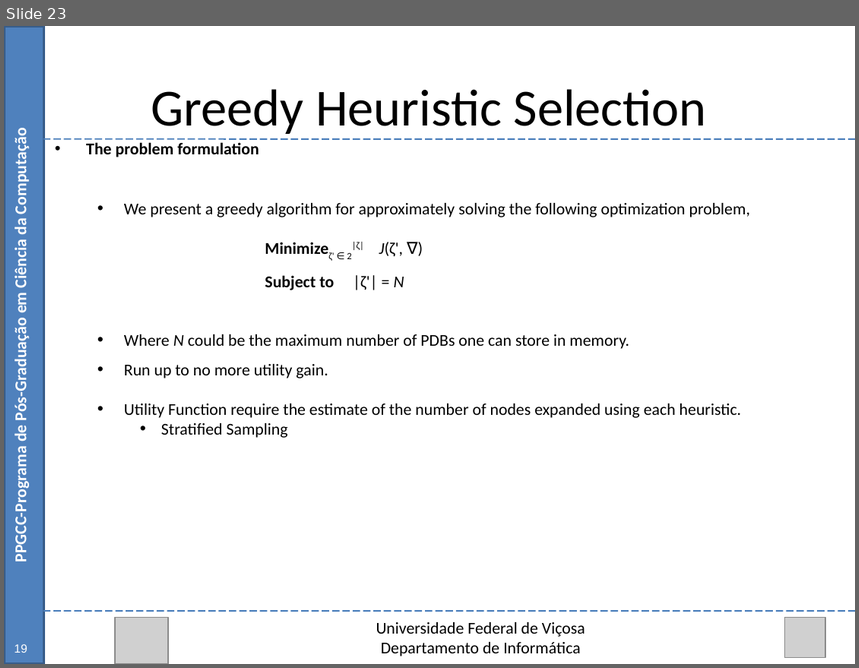
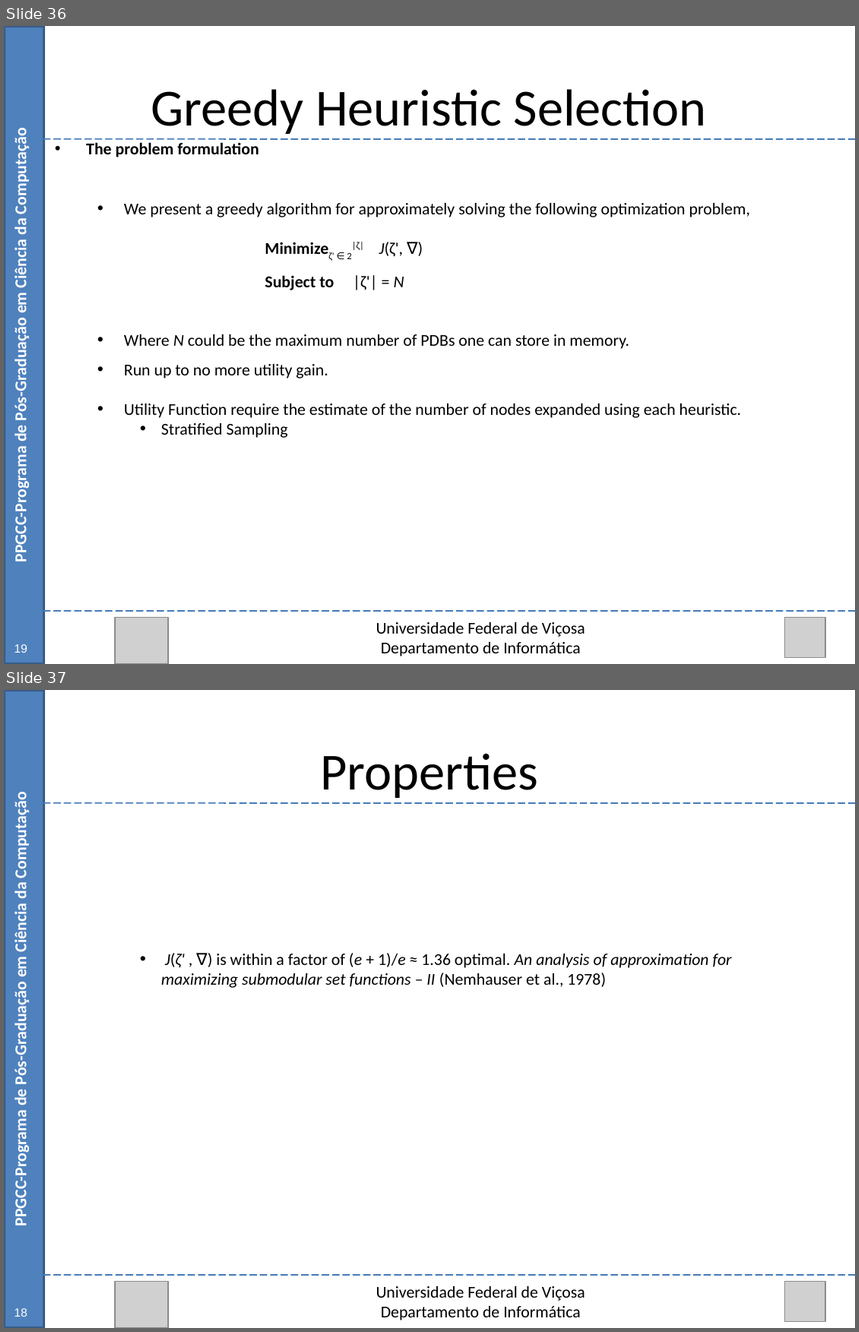
Before and after one commit to Marvinsky/research-marvin, a slide deck: latex/odp/selection heuristics.odp. Shown one above the other, each under a label of ours: slide 23 before the commit, slides 36 and 37 after it. The pictures are 859x668 and 859x1332 pixels, drawn with LibreOffice and Linux fonts; fonts in the diff are those of the drawing; grey boxes stand for pictures. Boxes give left, top, right and bottom in pixels: in the first picture for what was removed or moved away, otherwise in the second. Text is boxed around its words. In the diff, an @@ line names an element or a change of style, - is before the commit and + after.

```diff
--- a/latex/odp/selection heuristics.odp
+++ b/latex/odp/selection heuristics.odp
@@ slide 37 added at bbox=[4, 690, 855, 1328], background #FFFFFF @@
@@ rectangle added at bbox=[4, 690, 44, 1328], fill #4F81BD, outline #385D8A 2.01 pt @@
@@ text added at bbox=[320, 753, 538, 798], 44 pt, text #000000 @@
+Properties
@@ text added at bbox=[11, 801, 31, 1224], 14 pt, text #FFFFFF, bold @@
+PPGCC-Programa de Pós-Graduação em Ciência da Computação
@@ line added from (44, 803) to (855, 803), #4A7EBB 1.25 pt @@
@@ text added at bbox=[161, 953, 732, 988], 14 pt, text #000000, italic @@
+    • J(ζ' , ∇) is within a factor of (e + 1)/e ≈ 1.36 optimal. An analysis of approximation for maximizing submodular set functions – II (Nemhauser et al., 1978)
@@ line added from (44, 1276) to (855, 1276), #4A7EBB 1.25 pt @@
@@ picture added at bbox=[115, 1281, 167, 1328] @@
@@ picture added at bbox=[785, 1281, 826, 1322] @@
@@ text added at bbox=[376, 1287, 585, 1321], 14 pt, text #000000 @@
+Universidade Federal de Viçosa
+Departamento de Informática
@@ text added at bbox=[14, 1309, 27, 1317], 10 pt, text #FFFFFF @@
+18
@@ what was slide 23 is now slide 36 @@
```
Also in this commit, not shown: 2 slides changed.
